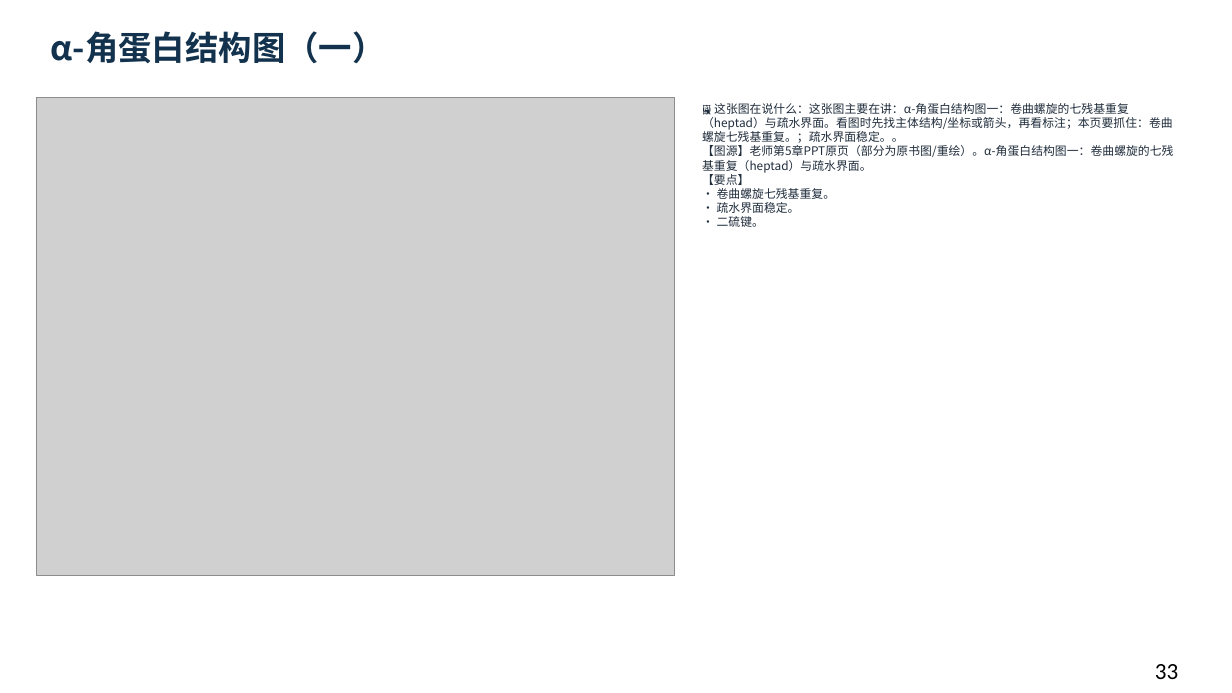
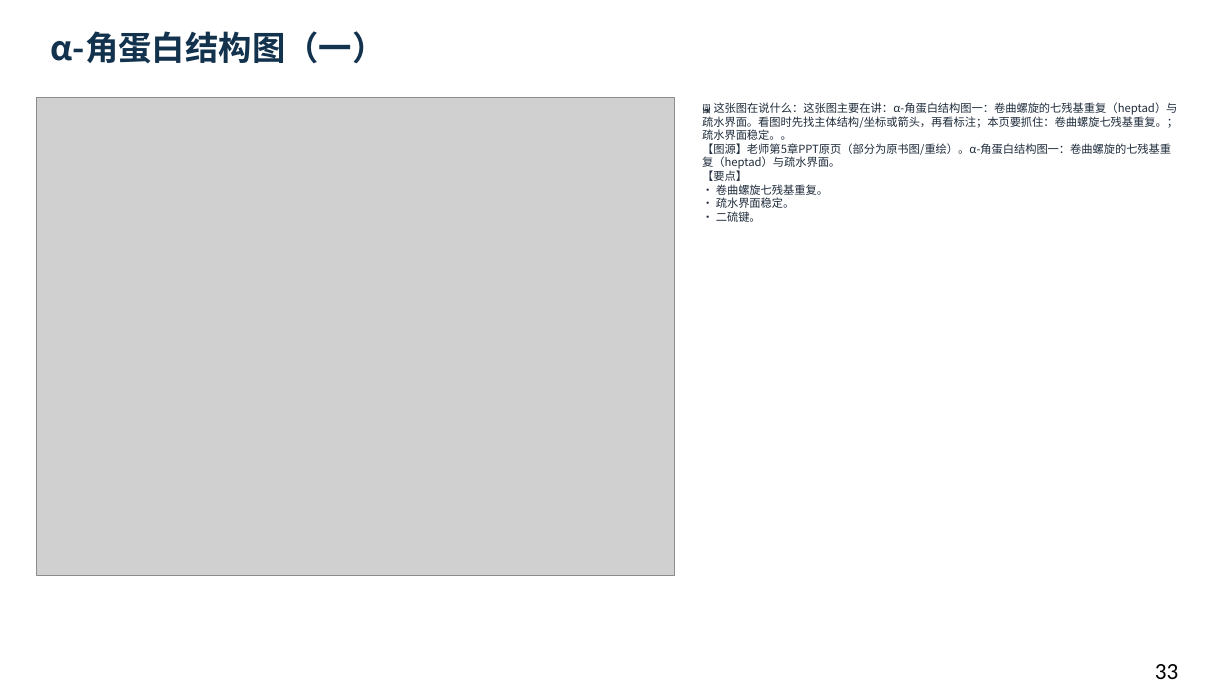
Before and after one commit to newkan-li/Biochemistry, a slide deck: slide 33 of downloads/bc03-ai-style.pptx. Drawn at 1232x693 pixels with LibreOffice and Linux fonts; fonts in the diff are those of the drawing; grey boxes stand for pictures. Boxes give left, top, right and bottom in pixels: in the first picture for what was removed or moved away, otherwise in the second. Text is boxed around its words. In the diff, an @@ line names an element or a change of style, - is before the commit and + after.

```diff
--- a/downloads/bc03-ai-style.pptx
+++ b/downloads/bc03-ai-style.pptx
@@ text "🖼 这张图在说什么：这张图主要在讲：α-角蛋白结构图一：卷曲螺旋的七残基重复（heptad）与疏水界面。看图时先找主体结 ..." at [702,102,1178,222]: size 9.2 to 8.8 pt @@
```
Also in this commit, not shown: 81 other slides changed, 5 other files.
